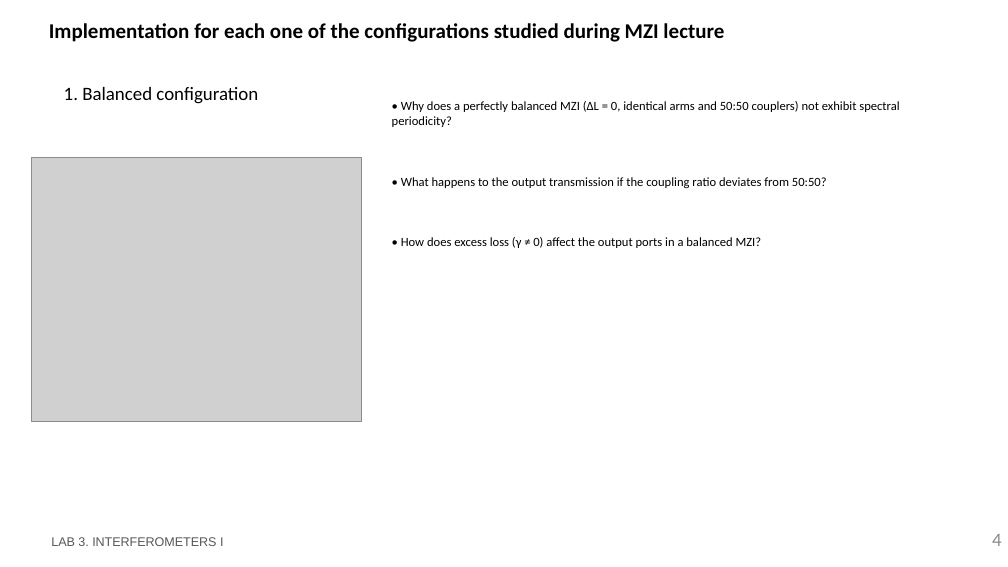
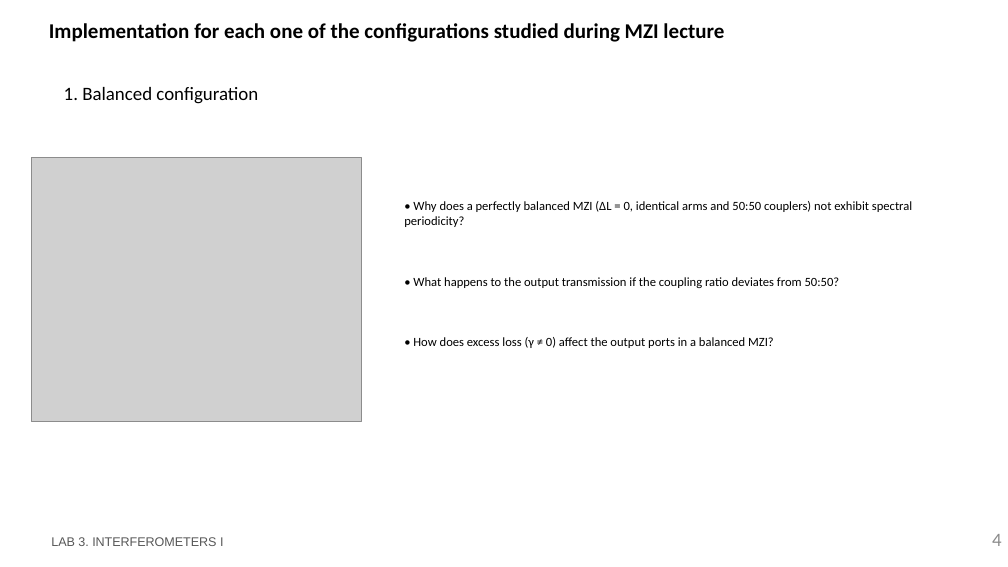
Before and after one commit to snacmuo/pic-upv-lab3, a slide deck: slide 4 of LabBook_3.pptx. Drawn at 1008x567 pixels with LibreOffice and Linux fonts; fonts in the diff are those of the drawing; grey boxes stand for pictures; background and template pictures are left out. Boxes give left, top, right and bottom in pixels: in the first picture for what was removed or moved away, otherwise in the second. Text is boxed around its words. In the diff, an @@ line names an element or a change of style, - is before the commit and + after.

```diff
--- a/LabBook_3.pptx
+++ b/LabBook_3.pptx
@@ text "• Why does a perfectly ...": place and size @@
-text "• Why does a perfectly ..." at [392,101,899,248]
+text "• Why does a perfectly ..." at [404,201,912,348]
```
Also in this commit, not shown: 3 other slides changed, 5 slides added, 1 other file.
